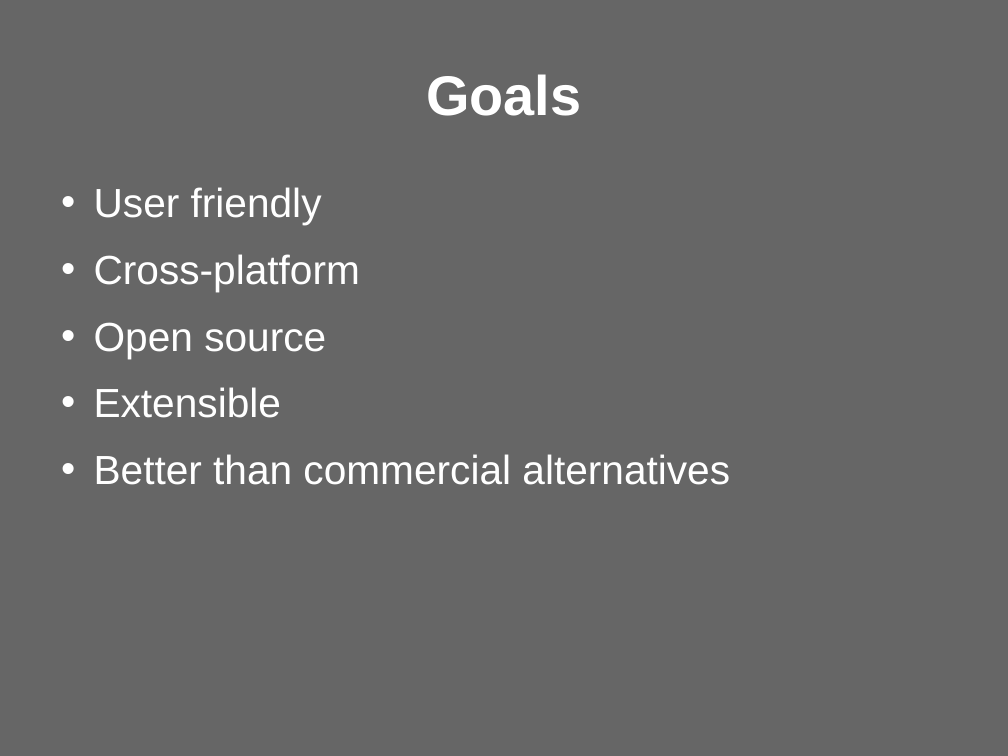
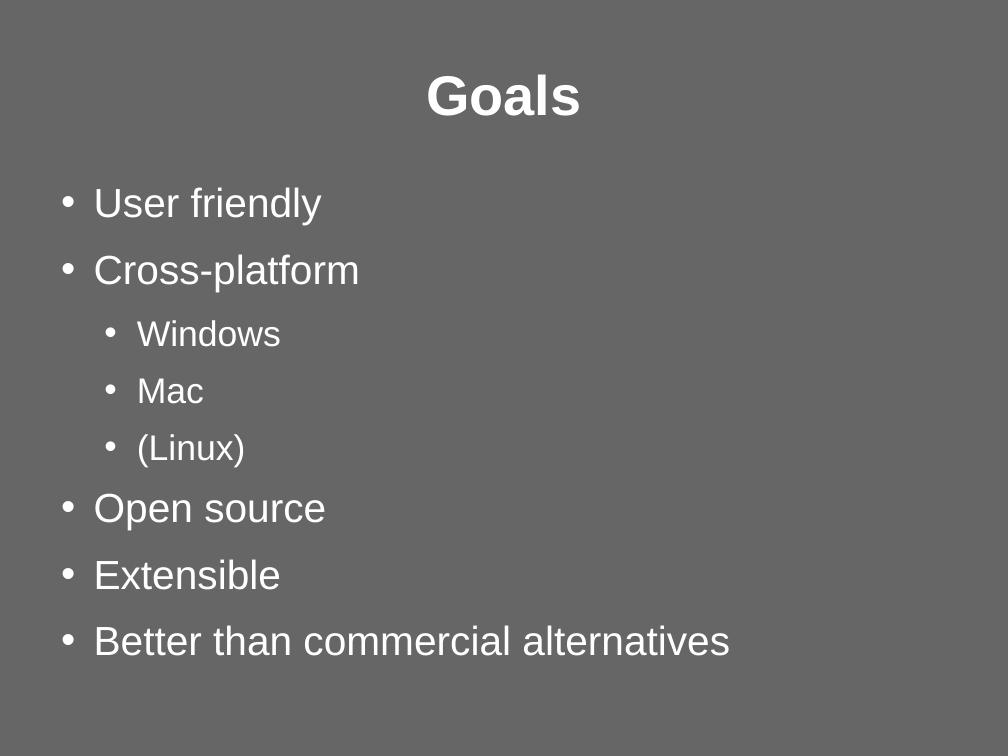
Before and after one commit to updraft/updraft, a slide deck: slide 3 of Docs/presentation.odp. Drawn at 1008x756 pixels with LibreOffice and Linux fonts; fonts in the diff are those of the drawing; background and template pictures are left out. Boxes give left, top, right and bottom in pixels: in the first picture for what was removed or moved away, otherwise in the second. Text is boxed around its words. In the diff, an @@ line names an element or a change of style, - is before the commit and + after.

```diff
--- a/Docs/presentation.odp
+++ b/Docs/presentation.odp
@@ text at (137, 320, 281, 467): paragraphs added @@
+  • Windows
+  • Mac
+  • (Linux)
```
Also in this commit, not shown: 7 other slides changed, 3 slides added, 2 slides removed.
